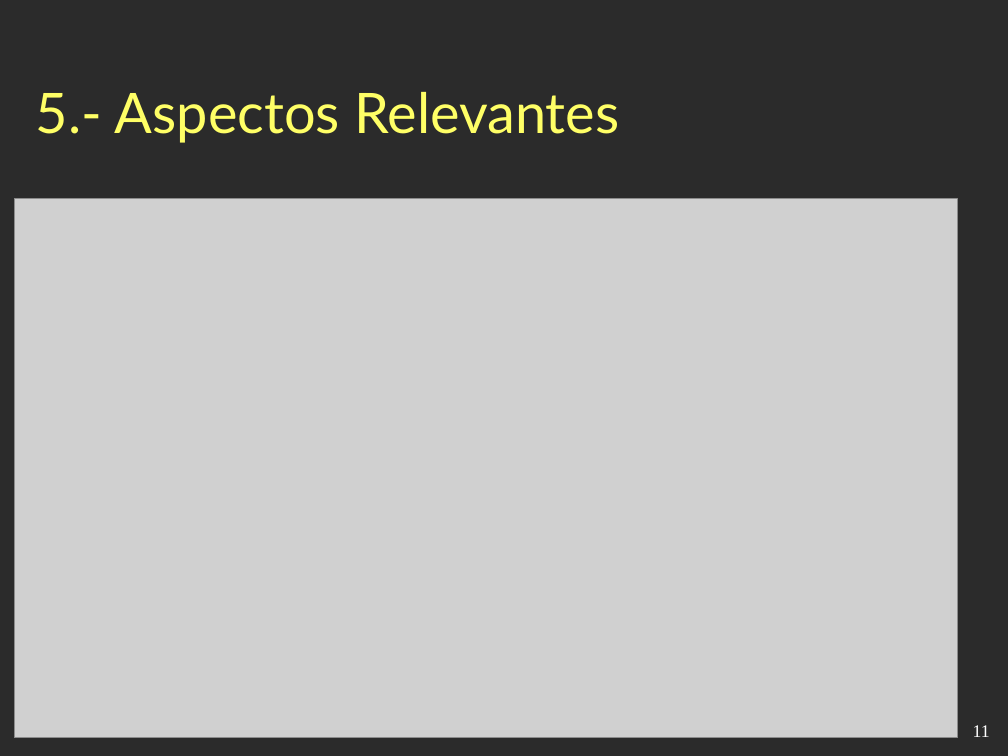
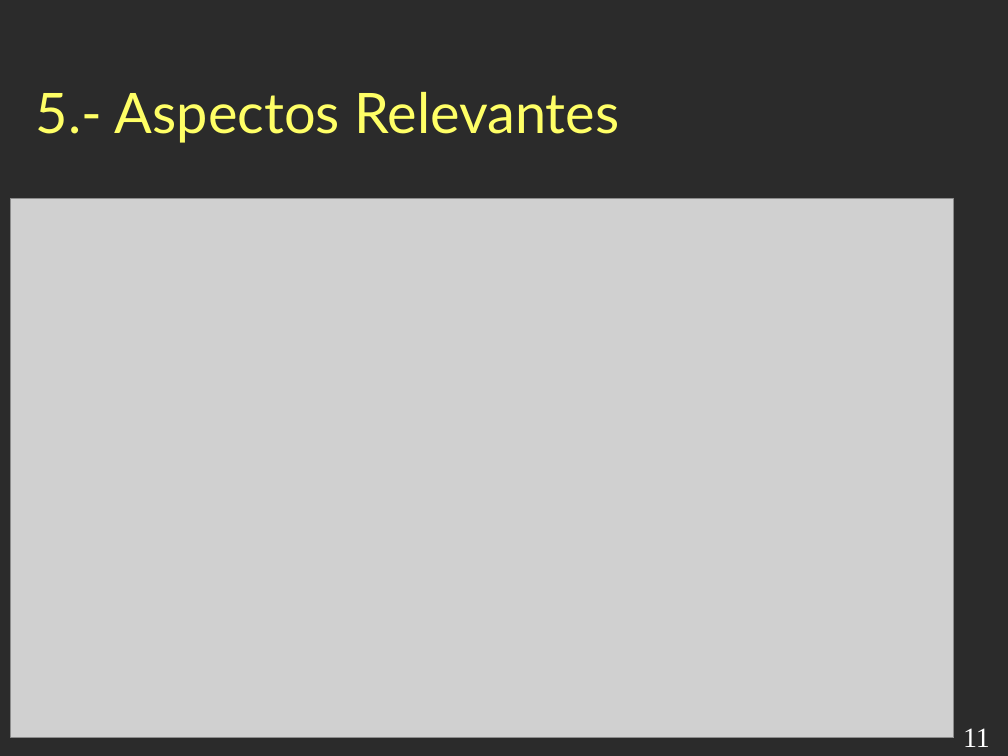
Before and after one commit to esbaixauli/proyecto-ii-ubu, a slide deck: slide 11 of trunk/Documentación/Presentación.odp. Drawn at 1008x756 pixels with LibreOffice and Linux fonts; fonts in the diff are those of the drawing; grey boxes stand for pictures; background and template pictures are left out; a plain dark background stands for a picture behind light text. Boxes give left, top, right and bottom in pixels: in the first picture for what was removed or moved away, otherwise in the second. Text is boxed around its words. In the diff, an @@ line names an element or a change of style, - is before the commit and + after.

```diff
--- a/trunk/Documentación/Presentación.odp
+++ b/trunk/Documentación/Presentación.odp
@@ picture: place and size @@
-picture at bbox=[15, 198, 958, 738]
+picture at bbox=[11, 198, 954, 738]
@@ page number at bbox=[963, 728, 990, 747]: size 14 to 22 pt @@
```
Also in this commit, not shown: 8 other slides changed, 2 slides added.
